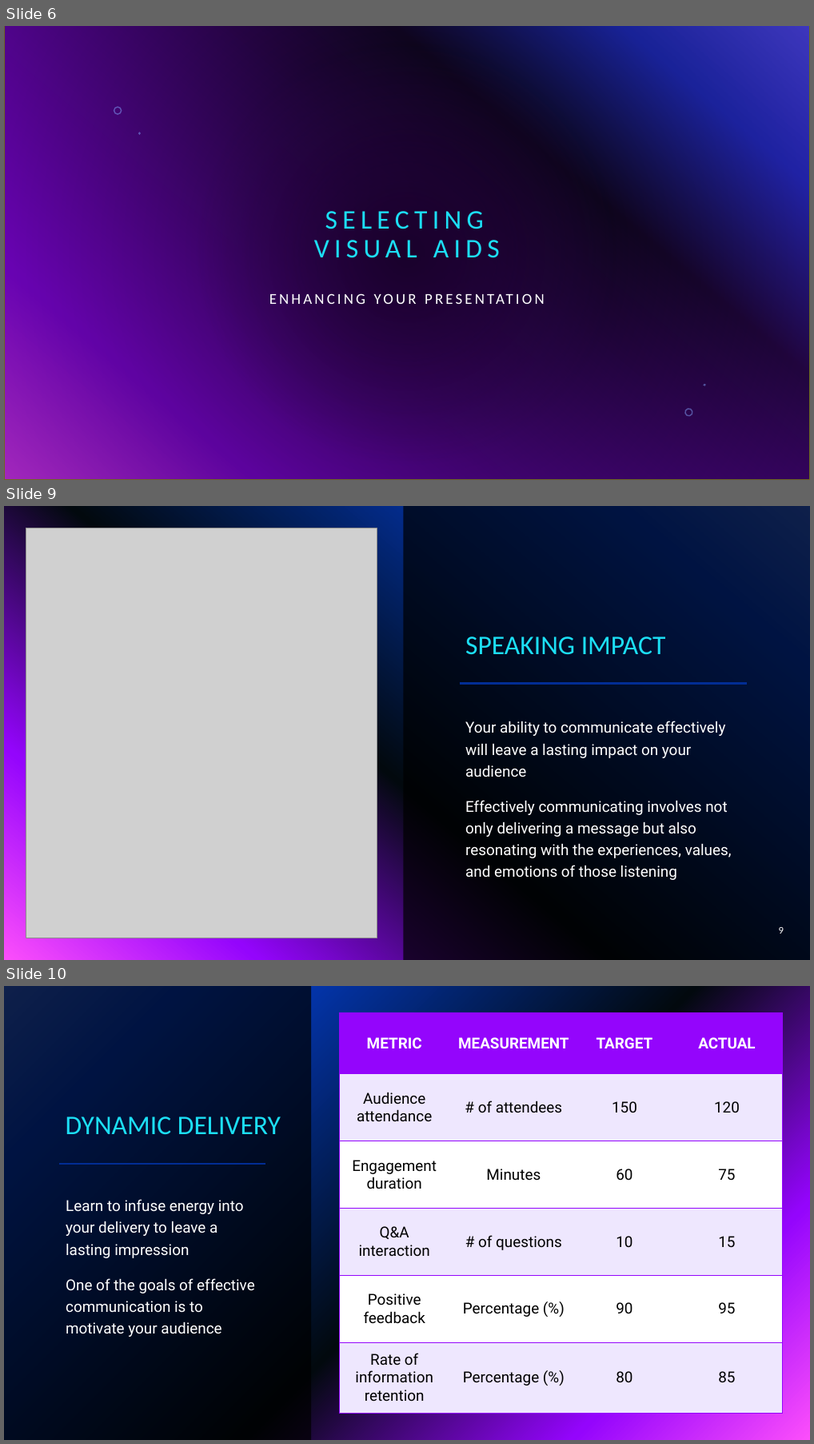
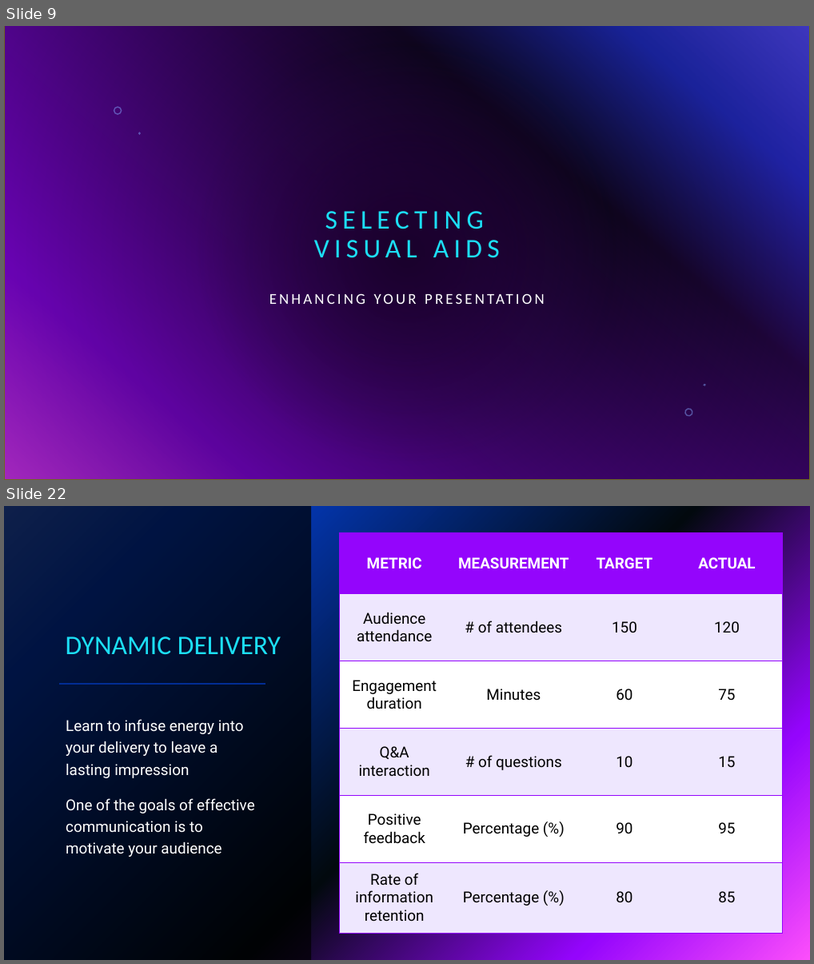
Before and after one commit to Firasss000/TLC, a slide deck: Theorie des langages.pptx. Shown one above the other, each under a label of ours: slides 6, 9 and 10 before the commit, slides 9 and 22 after it; the slides between them are not shown. The pictures are 814x1444 and 814x964 pixels, drawn with LibreOffice and Linux fonts; fonts in the diff are those of the drawing; grey boxes stand for pictures; background and template pictures are left out. Boxes give left, top, right and bottom in pixels: in the first picture for what was removed or moved away, otherwise in the second. Text is boxed around its words. In the diff, an @@ line names an element or a change of style, - is before the commit and + after.

```diff
--- a/Theorie des langages.pptx
+++ b/Theorie des langages.pptx
@@ slide 9 removed at bbox=[4, 506, 810, 960], background gradient #316CFC to #0343DF to #02090E to #9405FC to #FC4EFB @@
@@ picture removed at bbox=[26, 528, 378, 937] @@
@@ rectangle removed at bbox=[404, 506, 810, 960] @@
@@ title removed at bbox=[466, 636, 666, 655] @@
-SPEAKING IMPACT
@@ line removed from (459, 684) to (747, 684) @@
@@ text removed at bbox=[466, 720, 732, 880] @@
-Your ability to communicate effectively will leave a lasting impact on your audience
-Effectively communicating involves not only delivering a message but also resonating with the experiences, values, and emotions of those listening
@@ page number removed at bbox=[779, 927, 784, 933] @@
-9
@@ what was slide 6 is now slide 9 @@
@@ what was slide 10 is now slide 22 @@
```
Also in this commit, not shown: 18 slides added, 7 other slides removed.
